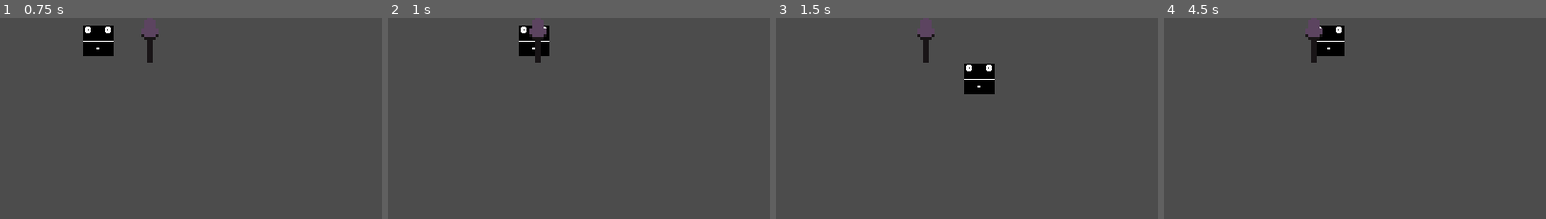
Above: before the commit, frames 1-4 (left to right).
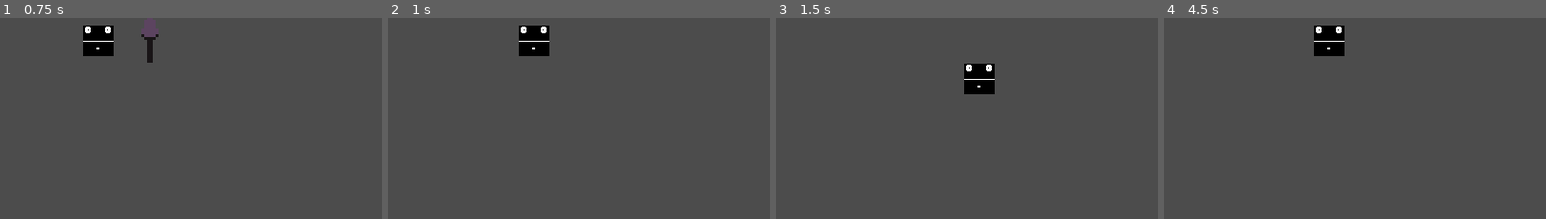
Above: after the commit, the same moments.

Repository: Academia-Team/Academia-Fall-of-the-Citadel
Game: Godot game, scene res://scene/gamescr.tscn
Two runs of this game, one before a commit and one after it. Both use one fixed random seed, a clock stepped at 60 frames per second and the inputs below.
Inputs:
- Up to frame 1 (0.75 s): tap Enter at 0.5 s; hold Right (move_right) from 0.53 s (still down)
- Up to frame 2 (1 s): keep holding Right (move_right)
- Up to frame 3 (1.5 s): release Right (move_right) at 1.28 s; hold Down (move_down) from 1.28 s (still down)
- Up to frame 4 (4.5 s): release Down (move_down) at 2.03 s; hold Right (move_right) 2.03-2.78 s; hold Up (move_up) 2.78-3.53 s; hold Left (move_left) from 3.53 s (still down)
The pictures show only the part of the screen within x 0-50%, y 39-89%; the shares and areas given below are measured in that part.

Frame 1 is identical in both runs. In frame 2, 0.4% of the frame differs, in the area x 37-42%, y 3-23%; in frame 3, 0.2%; in frame 4, 0.3%.

Commit message:
Allow sword to be picked up
Done by setting Area2D as the root node for both the Player and Sword.

Diff:
--- a/scene/player.gd
+++ b/scene/player.gd
@@ -1,4 +1,4 @@
-extends Sprite
+extends Area2D
 
 var direction
 
--- a/scene/player.tscn
+++ b/scene/player.tscn
@@ -6,13 +6,12 @@
 [sub_resource type="RectangleShape2D" id=1]
 extents = Vector2( 15, 15 )
 
-[node name="Sprite" type="Sprite"]
-texture = ExtResource( 1 )
+[node name="player" type="Area2D"]
 script = ExtResource( 2 )
 
-[node name="player" type="RigidBody2D" parent="."]
-gravity_scale = 0.0
-
-[node name="collisionbox" type="CollisionShape2D" parent="player"]
+[node name="collisionbox" type="CollisionShape2D" parent="."]
 position = Vector2( 1, 0 )
 shape = SubResource( 1 )
+
+[node name="Sprite" type="Sprite" parent="."]
+texture = ExtResource( 1 )
--- /dev/null
+++ b/scene/sword.gd
@@ -0,0 +1,21 @@
+extends Area2D
+
+
+# Declare member variables here. Examples:
+# var a = 2
+# var b = "text"
+
+
+# Called when the node enters the scene tree for the first time.
+func _ready():
+	pass # Replace with function body.
+
+
+# Called every frame. 'delta' is the elapsed time since the previous frame.
+#func _process(delta):
+#	pass
+
+
+func _on_sword_area_entered(_body):
+	.hide()
+	call_deferred("free")
--- a/scene/sword.tscn
+++ b/scene/sword.tscn
@@ -1,17 +1,20 @@
-[gd_scene load_steps=3 format=2]
+[gd_scene load_steps=4 format=2]
 
 [ext_resource path="res://asset/sword.png" type="Texture" id=1]
+[ext_resource path="res://scene/sword.gd" type="Script" id=2]
 
 [sub_resource type="RectangleShape2D" id=1]
 extents = Vector2( 5, 9 )
 
-[node name="Sprite" type="Sprite"]
+[node name="sword" type="Area2D"]
+script = ExtResource( 2 )
+
+[node name="collisionbox" type="CollisionShape2D" parent="."]
+position = Vector2( -5, 6.66667 )
+shape = SubResource( 1 )
+
+[node name="Sprite" type="Sprite" parent="."]
 scale = Vector2( 3, 3 )
 texture = ExtResource( 1 )
 
-[node name="sword" type="RigidBody2D" parent="."]
-gravity_scale = 0.0
-
-[node name="collisionbox" type="CollisionShape2D" parent="sword"]
-position = Vector2( -5, 6.66667 )
-shape = SubResource( 1 )
+[connection signal="area_entered" from="." to="." method="_on_sword_area_entered"]
